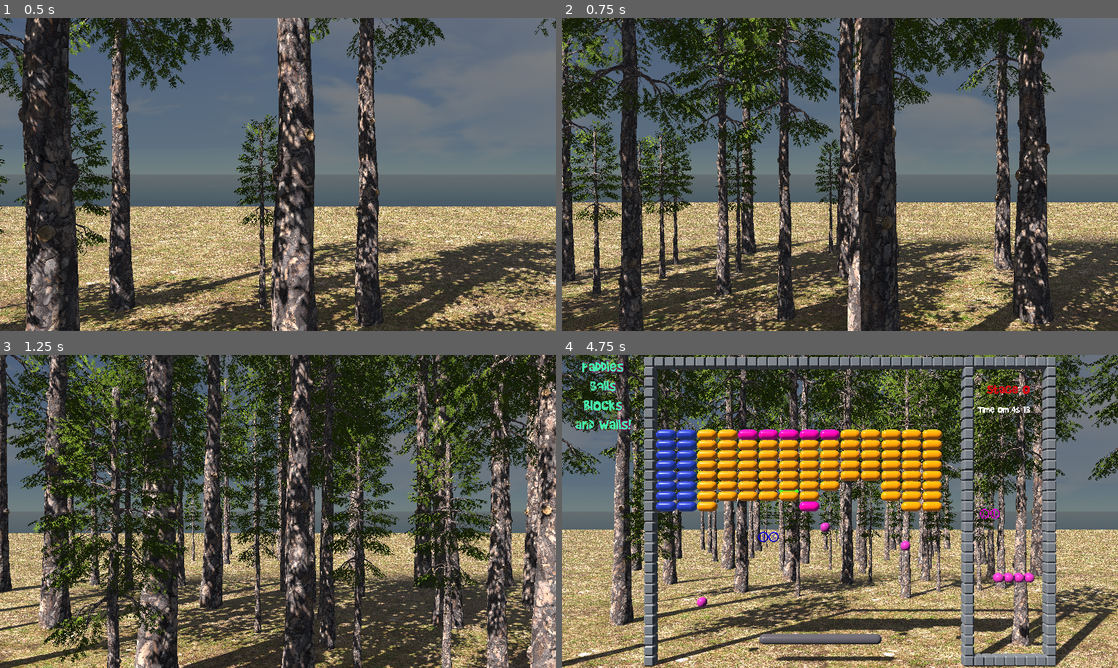
Above: before the commit, frames 1-4 (two rows, left to right).
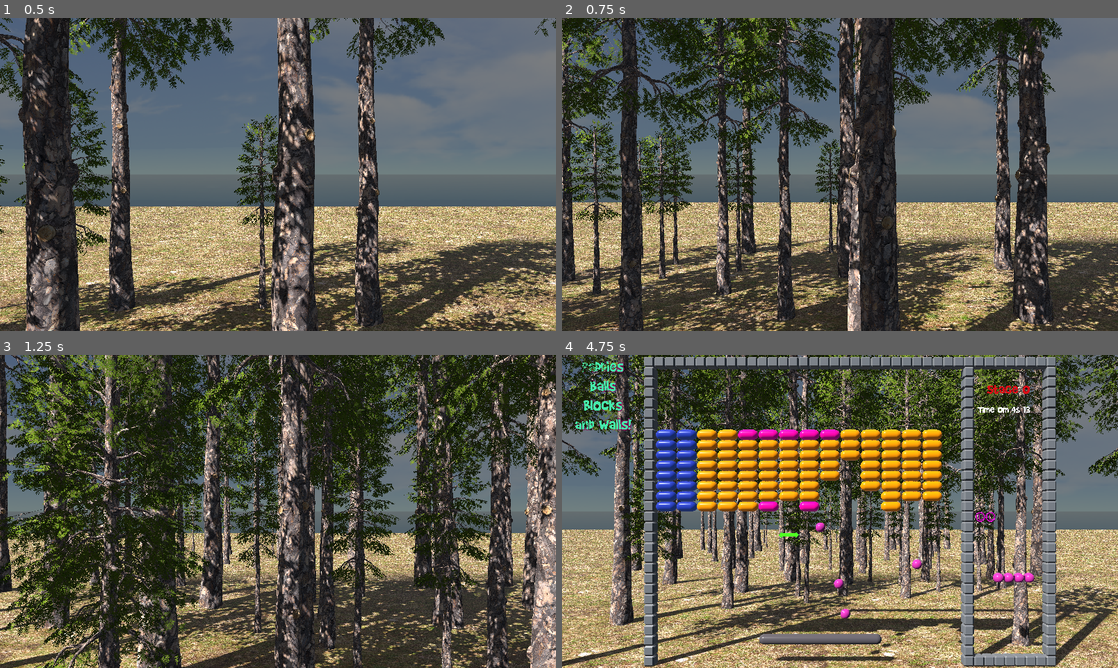
Above: after the commit, the same moments.

Repository: Chaduke/paddles_balls_blocks_walls
Game: Godot game, scene res://scenes/main.tscn
The game is run twice, just before and just after one commit, with the same random seed, the same clock (stepped at 60 frames per second) and the same inputs.
Inputs (mouse positions are in pixels of both pictures, inside the frame that each line leads up to):
- Up to frame 1 (0.5 s): no input
- Up to frame 2 (0.75 s): move the mouse to (867, 174) at 0.52 s; right-click (867, 174) at 0.6 s
- Up to frame 3 (1.25 s): no input
- Up to frame 4 (4.75 s): move the mouse to (812, 511) at 1.27 s; right-click (812, 511) at 1.35 s; move the mouse to (851, 505) at 2.02 s; press the mouse at (851, 505) at 2.03 s; right-click (851, 505) at 2.3 s; move the mouse to (834, 517) at 2.77 s; release the mouse at (834, 517) at 2.78 s; right-click (834, 517) at 2.85 s; move the mouse to (878, 514) at 3.52 s; right-click (878, 514) at 3.6 s; move the mouse to (795, 508) at 4.27 s; click (795, 508) at 4.35 s; right-click (795, 508) at 4.55 s

Frame 1 is identical in both runs. In frame 2, 3.4% of the frame differs, in the area x 0-96%, y 0-100%; in frame 3, 29%; in frame 4, 15%.

Commit message:
Ball size changing works.  Need to implement it now on the pickups

Diff:
--- a/scenes/ball.tscn
+++ b/scenes/ball.tscn
@@ -1,7 +1,6 @@
-[gd_scene load_steps=8 format=3 uid="uid://cfochh16du623"]
+[gd_scene load_steps=7 format=3 uid="uid://cfochh16du623"]
 
 [ext_resource type="Script" path="res://scripts/ball.gd" id="1_d5xv0"]
-[ext_resource type="PackedScene" uid="uid://dfcijeaxjupjj" path="res://assets/models/ball_regular.glb" id="2_07dlx"]
 [ext_resource type="AudioStream" uid="uid://gtoabgmrm6l3" path="res://assets/wave/ball.wav" id="3_8hym1"]
 [ext_resource type="AudioStream" uid="uid://byxx6h2dntgo8" path="res://assets/wave/block.wav" id="4_o2jvh"]
 [ext_resource type="AudioStream" uid="uid://bm567m2wkpkra" path="res://assets/wave/wall.wav" id="5_sc14a"]
@@ -11,7 +10,6 @@
 bounce = 1.0
 
 [sub_resource type="SphereShape3D" id="SphereShape3D_824ox"]
-radius = 0.552936
 
 [node name="ball" type="RigidBody3D"]
 collision_mask = 3
@@ -25,10 +23,10 @@
 angular_damp_mode = 1
 script = ExtResource("1_d5xv0")
 
-[node name="ball_collider" type="CollisionShape3D" parent="."]
+[node name="CollisionShape3D" type="CollisionShape3D" parent="."]
 shape = SubResource("SphereShape3D_824ox")
 
-[node name="ball_model" parent="." instance=ExtResource("2_07dlx")]
+[node name="MeshInstance3D" type="MeshInstance3D" parent="."]
 
 [node name="bounce" type="AudioStreamPlayer2D" parent="."]
 stream = ExtResource("3_8hym1")
--- a/scenes/forest.tscn
+++ b/scenes/forest.tscn
@@ -15,10 +15,10 @@
 transform = Transform3D(2, 0, 0, 0, 2, 0, 0, 0, 2, 24, 0, -76)
 
 [node name="pine11" parent="." instance=ExtResource("1_fwqhh")]
-transform = Transform3D(2, 0, 0, 0, 2, 0, 0, 0, 2, 52, 0, -47)
+transform = Transform3D(1.73205, 0, -1, 0, 2, 0, 1, 0, 1.73205, 52, 0, -47)
 
 [node name="pine50" parent="." instance=ExtResource("1_fwqhh")]
-transform = Transform3D(2, 0, 0, 0, 2, 0, 0, 0, 2, 50, 0, -37)
+transform = Transform3D(1.73205, 0, 1, 0, 2, 0, -1, 0, 1.73205, 50, 0, -37)
 
 [node name="pine59" parent="." instance=ExtResource("1_fwqhh")]
 transform = Transform3D(2, 0, 0, 0, 2, 0, 0, 0, 2, 39, 0, -6)
@@ -26,11 +26,17 @@
 [node name="pine56" parent="." instance=ExtResource("1_fwqhh")]
 transform = Transform3D(2, 0, 0, 0, 2, 0, 0, 0, 2, 30, 0, -29)
 
+[node name="pine63" parent="." instance=ExtResource("1_fwqhh")]
+transform = Transform3D(2, 0, 0, 0, 2, 0, 0, 0, 2, 19, 0, -31)
+
 [node name="pine57" parent="." instance=ExtResource("1_fwqhh")]
-transform = Transform3D(2, 0, 0, 0, 2, 0, 0, 0, 2, 48, 0, 1)
+transform = Transform3D(1.41421, 0, 1.41421, 0, 2, 0, -1.41421, 0, 1.41421, 48, 0, 1)
 
 [node name="pine58" parent="." instance=ExtResource("1_fwqhh")]
-transform = Transform3D(2, 0, 0, 0, 2, 0, 0, 0, 2, -10, 0, 1)
+transform = Transform3D(1.73205, 0, 1, 0, 2, 0, -1, 0, 1.73205, -10, 0, 1)
+
+[node name="pine62" parent="." instance=ExtResource("1_fwqhh")]
+transform = Transform3D(-8.74228e-08, 0, -2, 0, 2, 0, 2, 0, -8.74228e-08, 1, 0, -22)
 
 [node name="pine43" parent="." instance=ExtResource("1_fwqhh")]
 transform = Transform3D(2, 0, 0, 0, 2, 0, 0, 0, 2, 33, 0, -80)
@@ -38,6 +44,9 @@
 [node name="pine5" parent="." instance=ExtResource("1_fwqhh")]
 transform = Transform3D(2, 0, 0, 0, 2, 0, 0, 0, 2, 37, 0, -45)
 
+[node name="pine65" parent="." instance=ExtResource("1_fwqhh")]
+transform = Transform3D(1.41421, 0, -1.41421, 0, 2, 0, 1.41421, 0, 1.41421, 40, 0, -27)
+
 [node name="pine2" parent="." instance=ExtResource("1_fwqhh")]
 transform = Transform3D(3, 0, 0, 0, 3, 0, 0, 0, 3, 20, 0, -42)
 
@@ -45,7 +54,7 @@
 transform = Transform3D(3, 0, 0, 0, 3, 0, 0, 0, 3, -34, 0, -60)
 
 [node name="pine12" parent="." instance=ExtResource("1_fwqhh")]
-transform = Transform3D(3, 0, 0, 0, 2.98858, -0.261467, 0, 0.261467, 2.98858, -17, 0, -42)
+transform = Transform3D(2.59808, 0.130733, 1.49429, 0, 2.98858, -0.261467, -1.5, 0.226437, 2.58819, -17, 0, -42)
 
 [node name="pine6" parent="." instance=ExtResource("1_fwqhh")]
 transform = Transform3D(3, 0, 0, 0, 3, 0, 0, 0, 3, 0, 0, -34)
@@ -62,6 +71,9 @@
 [node name="pine14" parent="." instance=ExtResource("1_fwqhh")]
 transform = Transform3D(1, 0, 0, 0, 1, 0, 0, 0, 1, 11, 0, -30)
 
+[node name="pine64" parent="." instance=ExtResource("1_fwqhh")]
+transform = Transform3D(1, 0, 0, 0, 1, 0, 0, 0, 1, 13, 0, -25)
+
 [node name="pine55" parent="." instance=ExtResource("1_fwqhh")]
 transform = Transform3D(1, 0, 0, 0, 1, 0, 0, 0, 1, -13, 0, -25)
 
@@ -78,19 +90,19 @@
 transform = Transform3D(1, 0, 0, 0, 1, 0, 0, 0, 1, 31, 0, -41)
 
 [node name="pine4" parent="." instance=ExtResource("1_fwqhh")]
-transform = Transform3D(4, 0, 0, 0, 4, 0, 0, 0, 4, 8, 0, -46)
+transform = Transform3D(3.4641, 0, -2, 0, 4, 0, 2, 0, 3.4641, 8, 0, -46)
 
 [node name="pine15" parent="." instance=ExtResource("1_fwqhh")]
 transform = Transform3D(4, 0, 0, 0, 4, 0, 0, 0, 4, 8, 0, -73)
 
 [node name="pine16" parent="." instance=ExtResource("1_fwqhh")]
-transform = Transform3D(4, 0, 0, 0, 4, 0, 0, 0, 4, -34, 0, -84)
+transform = Transform3D(3.4641, 0, -2, 0, 4, 0, 2, 0, 3.4641, -34, 0, -84)
 
 [node name="pine8" parent="." instance=ExtResource("1_fwqhh")]
 transform = Transform3D(4, 0, 0, 0, 3.98478, 0.348623, 0, -0.348623, 3.98478, 41, 0, -63)
 
 [node name="pine9" parent="." instance=ExtResource("1_fwqhh")]
-transform = Transform3D(4, 0, 0, 0, 4, 0, 0, 0, 4, -11, 0, -63)
+transform = Transform3D(3.4641, 0, 2, 0, 4, 0, -2, 0, 3.4641, -11, 0, -63)
 
 [node name="pine18" parent="." instance=ExtResource("1_fwqhh")]
 transform = Transform3D(-2, 0, -1.74846e-07, 0, 2, 0, 1.74846e-07, 0, -2, 3.76471, 0, -120.706)
@@ -141,7 +153,7 @@
 transform = Transform3D(-3, 0, -2.62268e-07, 0, 3, 0, 2.62268e-07, 0, -3, 53.7647, 0, -103.706)
 
 [node name="pine44" parent="." instance=ExtResource("1_fwqhh")]
-transform = Transform3D(-3, 0, -2.62268e-07, 0, 3, 0, 2.62268e-07, 0, -3, 64.7647, 0, -89.706)
+transform = Transform3D(-2.59808, 0, -1.5, 0, 3, 0, 1.5, 0, -2.59808, 64.7647, 0, -89.706)
 
 [node name="pine24" parent="." instance=ExtResource("1_fwqhh")]
 transform = Transform3D(-3, 0, -2.62268e-07, 0, 3, 0, 2.62268e-07, 0, -3, 44.7647, 0, -133.706)
--- a/scripts/ball.gd
+++ b/scripts/ball.gd
@@ -1,7 +1,17 @@
 extends RigidBody3D
+
 @onready var bounce = $bounce
 @onready var block = $block
 @onready var wall = $wall
+@onready var mesh_instance_3d = $MeshInstance3D
+@onready var collision_shape_3d = $CollisionShape3D
+
+@export var ball_models = {
+	1:preload("res://assets/models/ball_small.glb"),
+	2:preload("res://assets/models/ball_regular.glb"),
+	4:preload("res://assets/models/ball_large.glb"),
+	8:preload("res://assets/models/ball_xl.glb")
+}
 
 func _on_body_exited(body):
 	# print("Exited " + body.name)
--- a/scripts/main.gd
+++ b/scripts/main.gd
@@ -3,6 +3,7 @@
 var balls = []
 var ball_scene = preload("res://scenes/ball.tscn")
 var balls_left = 10
+var current_ball_size = 2
 @onready var stage = $stage
 @onready var camera = $Camera3D
 var blocks
@@ -43,7 +44,26 @@
 		spare_ball.queue_free()
 		balls_left-=1
 		var ball_instance = ball_scene.instantiate()
+		if ball_instance.has_node("MeshInstance3D"):
+			var mesh_instance = ball_instance.get_node("MeshInstance3D")
+			if mesh_instance:
+				mesh_instance.queue_free()
+		var new_mesh_instance = ball_instance.ball_models[current_ball_size].instantiate()
+		new_mesh_instance.name="MeshInstance3D"
+		ball_instance.add_child(new_mesh_instance)
+		ball_instance.mesh_instance_3d = new_mesh_instance
+		# Update collision shape radius
+		if ball_instance.has_node("CollisionShape3D"):
+			var collision_shape = ball_instance.get_node("CollisionShape3D")
+			if collision_shape and collision_shape.shape is SphereShape3D:
+				var sphere_shape = collision_shape.shape as SphereShape3D
+				sphere_shape.radius = current_ball_size / 4.0
+			else:
+				print("Error: CollisionShape3D node or SphereShape3D shape not found.")
 		ball_instance.position = paddle.position + Vector3(0,5,0)
-		ball_instance.linear_velocity += Vector3(3,40,0)
+		ball_instance.linear_velocity += Vector3(0,40,0)
 		balls.append(ball_instance)
 		add_child(ball_instance)
+
+func update_ball_size(_size):
+	pass
